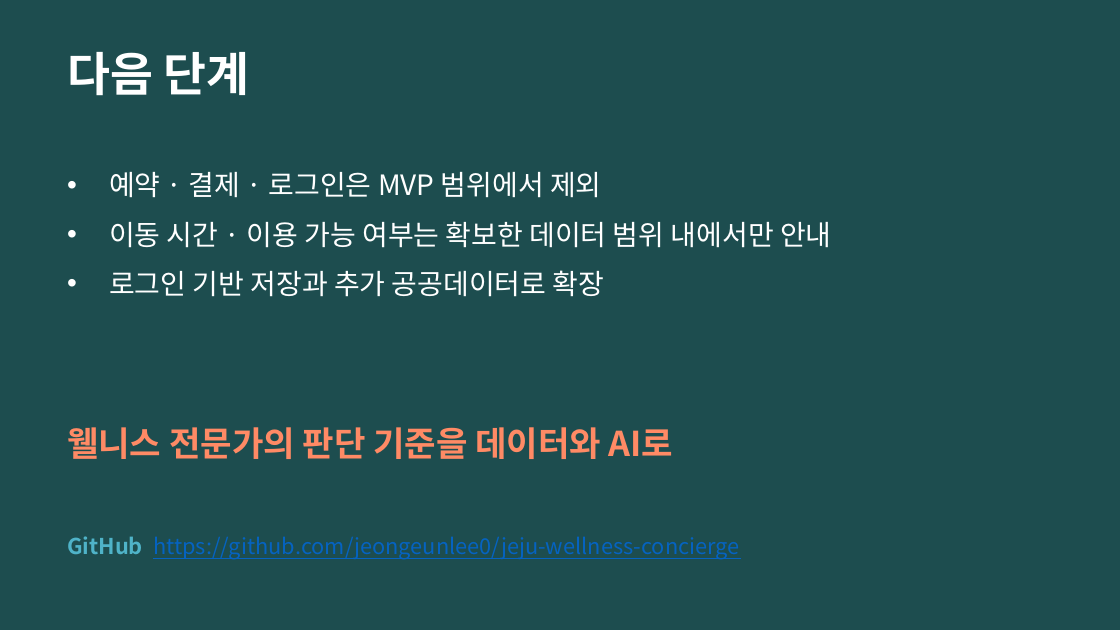
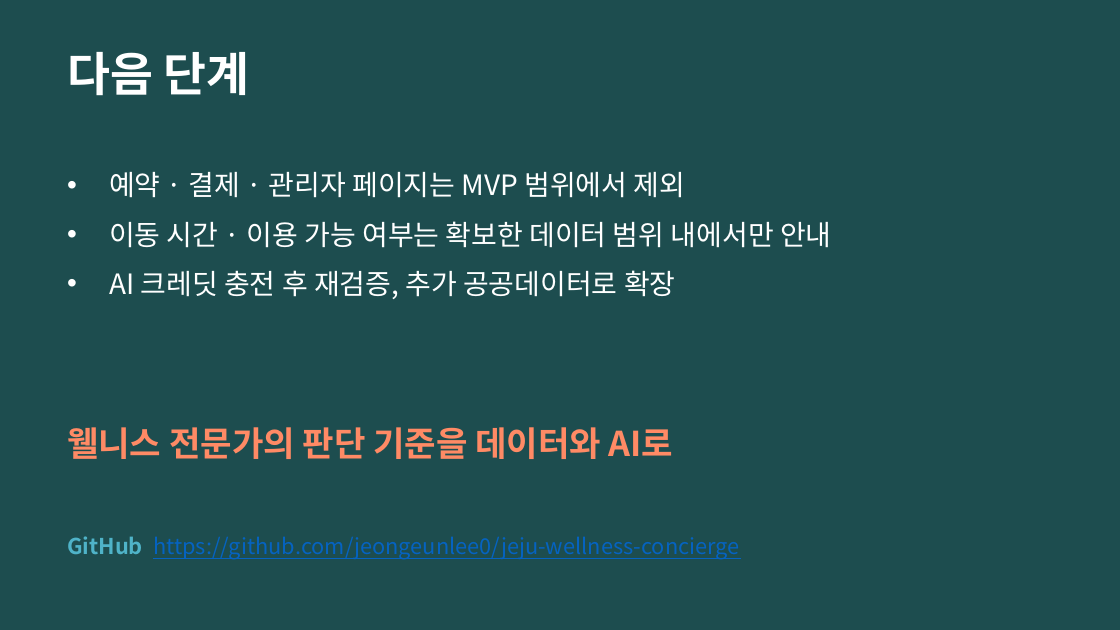
Before and after one commit to jeongeunlee0/jeju-wellness-concierge, a slide deck: slide 10 of docs/JEJU_WELLNESS_CONCIERGE.pptx (slide 9 before the commit). Drawn at 1120x630 pixels with LibreOffice and Linux fonts; fonts in the diff are those of the drawing. Boxes give left, top, right and bottom in pixels: in the first picture for what was removed or moved away, otherwise in the second. Text is boxed around its words. In the diff, an @@ line names an element or a change of style, - is before the commit and + after.

```diff
--- a/docs/JEJU_WELLNESS_CONCIERGE.pptx
+++ b/docs/JEJU_WELLNESS_CONCIERGE.pptx
@@ text at box(109, 172, 686, 198): text changed @@
-• 예약 · 결제 · 로그인은 MVP 범위에서 제외
+• 예약 · 결제 · 관리자 페이지는 MVP 범위에서 제외
@@ text at box(109, 270, 676, 299): text changed @@
-• 로그인 기반 저장과 추가 공공데이터로 확장
+• AI 크레딧 충전 후 재검증, 추가 공공데이터로 확장
```
Also in this commit, not shown: 3 other slides changed, 1 slide added, 10 other files.
